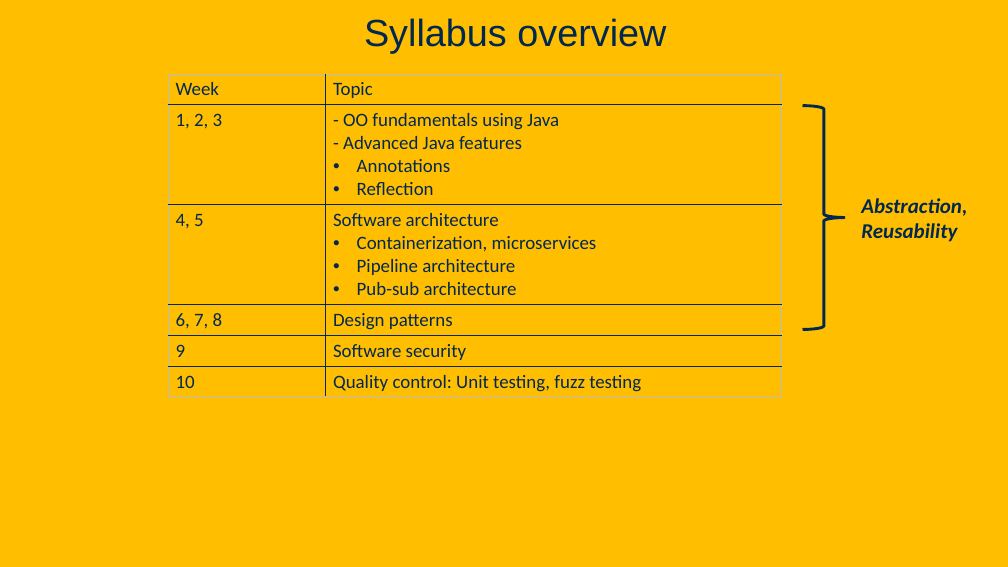
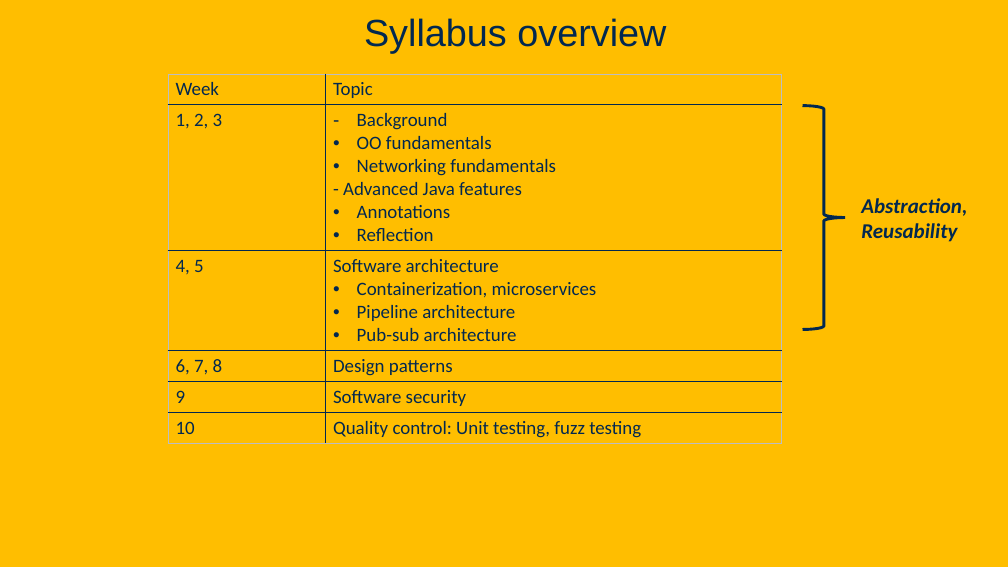
Before and after one commit to davsec-teaching/ecs160-f25, a slide deck: slide 38 of slides/1_logistics_and_course_introduction.pptx (slide 36 before the commit). Drawn at 1008x567 pixels with LibreOffice and Linux fonts; fonts in the diff are those of the drawing; background and template pictures are left out. Boxes give left, top, right and bottom in pixels: in the first picture for what was removed or moved away, otherwise in the second. Text is boxed around its words. In the diff, an @@ line names an element or a change of style, - is before the commit and + after.

```diff
--- a/slides/1_logistics_and_course_introduction.pptx
+++ b/slides/1_logistics_and_course_introduction.pptx
@@ table at box(168, 74, 781, 442) @@
-row 2, column 2: - OO fundamentals using Java / - Advanced Java features / Annotations / Reflection
+row 2, column 2: Background / OO fundamentals / Networking fundamentals / - Advanced Java features / Annotations / Reflection
```
Also in this commit, not shown: 15 other slides changed, 3 slides added, 1 slide removed.
